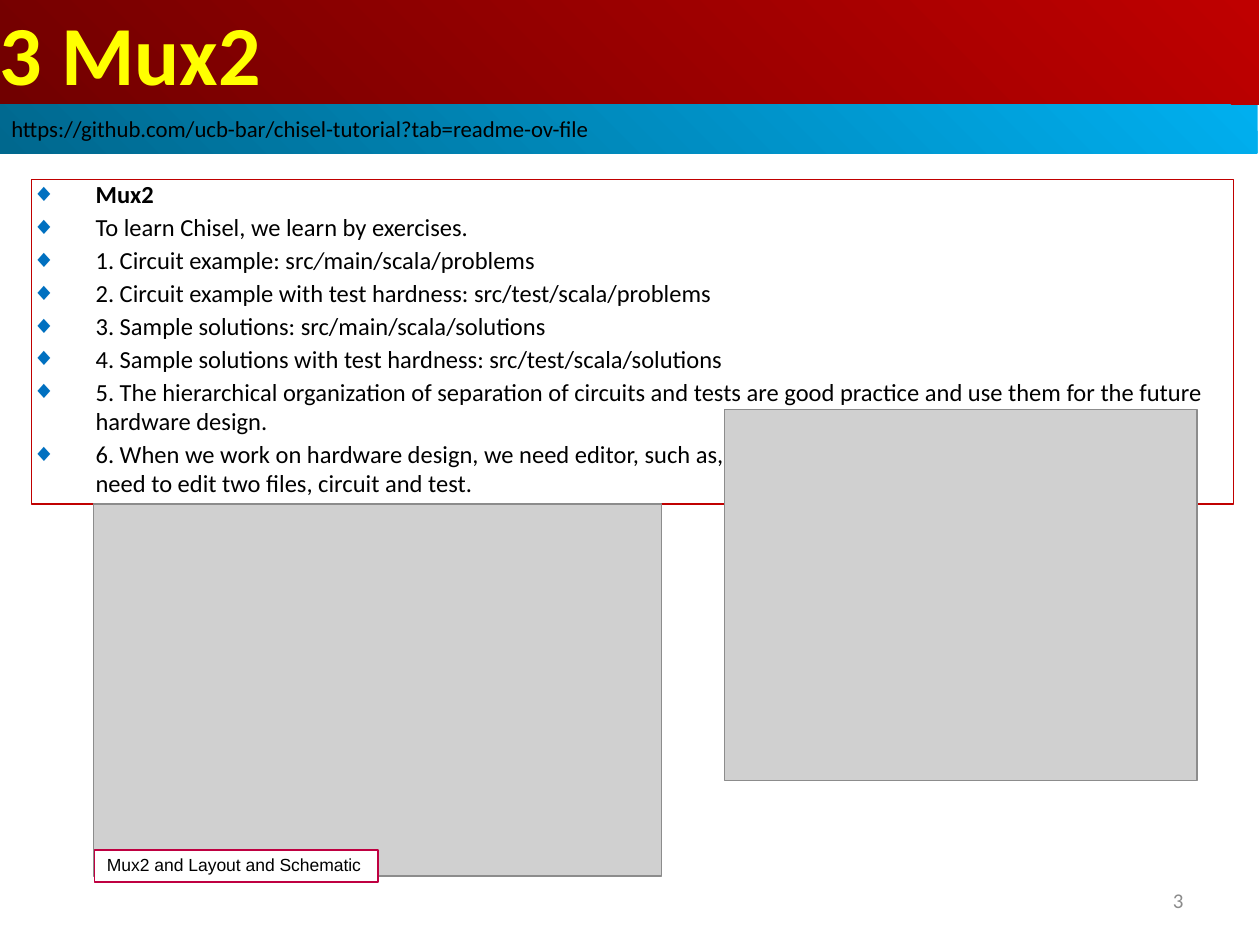
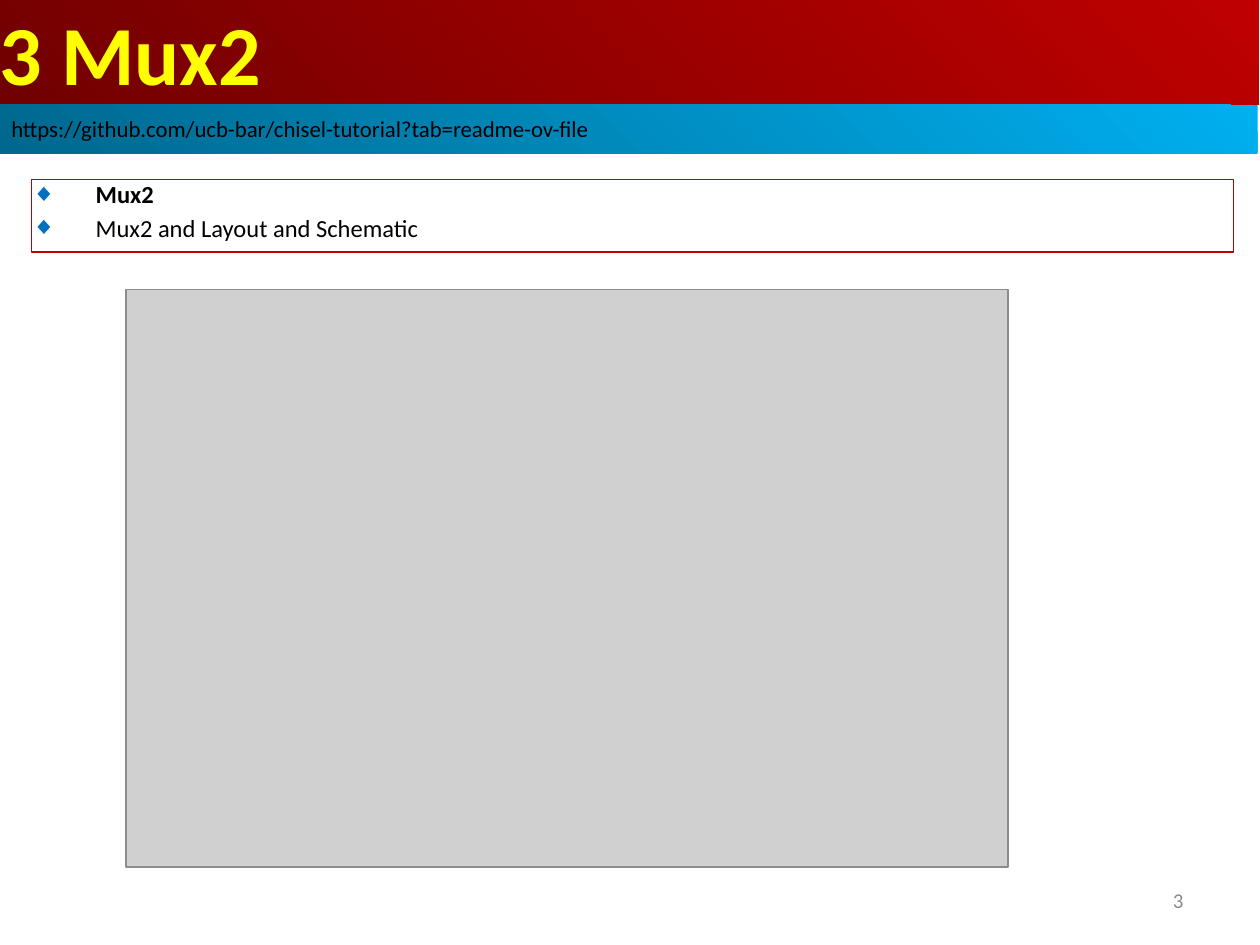
Before and after one commit to peterhchen/AIU_CS800_Chisel, a slide deck: slide 3 of 600_UCB_Chisel/003_Mux2/000_Video/003_Mux2.ppt. Drawn at 1260x945 pixels with LibreOffice and Linux fonts; fonts in the diff are those of the drawing; grey boxes stand for pictures. Boxes give left, top, right and bottom in pixels: in the first picture for what was removed or moved away, otherwise in the second. Text is boxed around its words. In the diff, an @@ line names an element or a change of style, - is before the commit and + after.

```diff
--- a/600_UCB_Chisel/003_Mux2/000_Video/003_Mux2.ppt
+++ b/600_UCB_Chisel/003_Mux2/000_Video/003_Mux2.ppt
@@ rectangle "Mux2": place and size @@
-rectangle "Mux2" at (94,850,378,882)
+rectangle "Mux2" at (32,179,1234,252)
@@ rectangle "Mux2" at (32,179,1234,252): fill #FFFFFF to none; outline #BF0041 0.74 pt to #C00000 0.74 pt @@
@@ rectangle removed at (32,179,1234,504) @@
-◆ Mux2
-◆ To learn Chisel, we learn by exercises.
-◆ 1. Circuit example: src/main/scala/problems
-◆ 2. Circuit example with test hardness: src/test/scala/problems
-◆ 3. Sample solutions: src/main/scala/solutions
-◆ 4. Sample solutions with test hardness: src/test/scala/solutions
-◆ 5. The hierarchical organization of separation of circuits and tests are good practice and use them for the future hardware design.
-◆ 6. When we work on hardware design, we need editor, such as, vi, MS-code, IntelliJ, Jupyter Notebook, etc. We need to edit two files, circuit and test.
@@ text in rectangle at (96,220,418,241): size 10 to 14 pt, font Arial to Calibri in "Mux2 and Layout and Schematic"; bullet none to ◆; line spacing 0.93 to 1; less space between paragraphs @@
@@ picture: place and size @@
-picture at (93,504,662,876)
+picture at (126,290,1008,868)
@@ picture removed at (724,410,1197,780) @@
```
